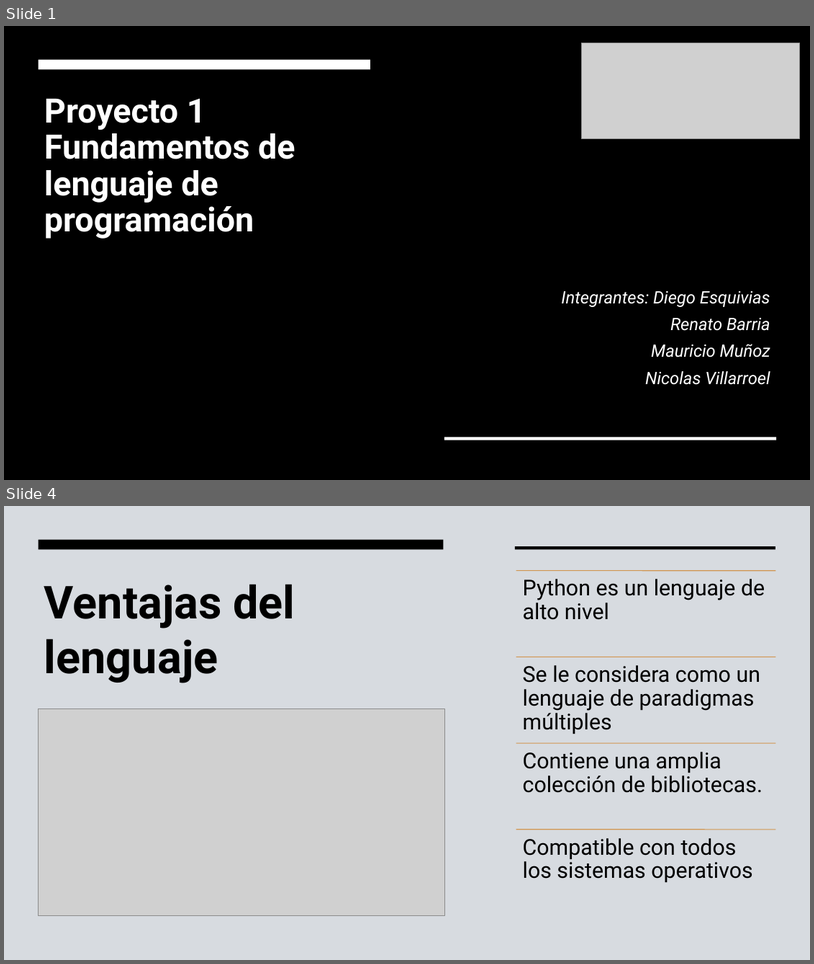
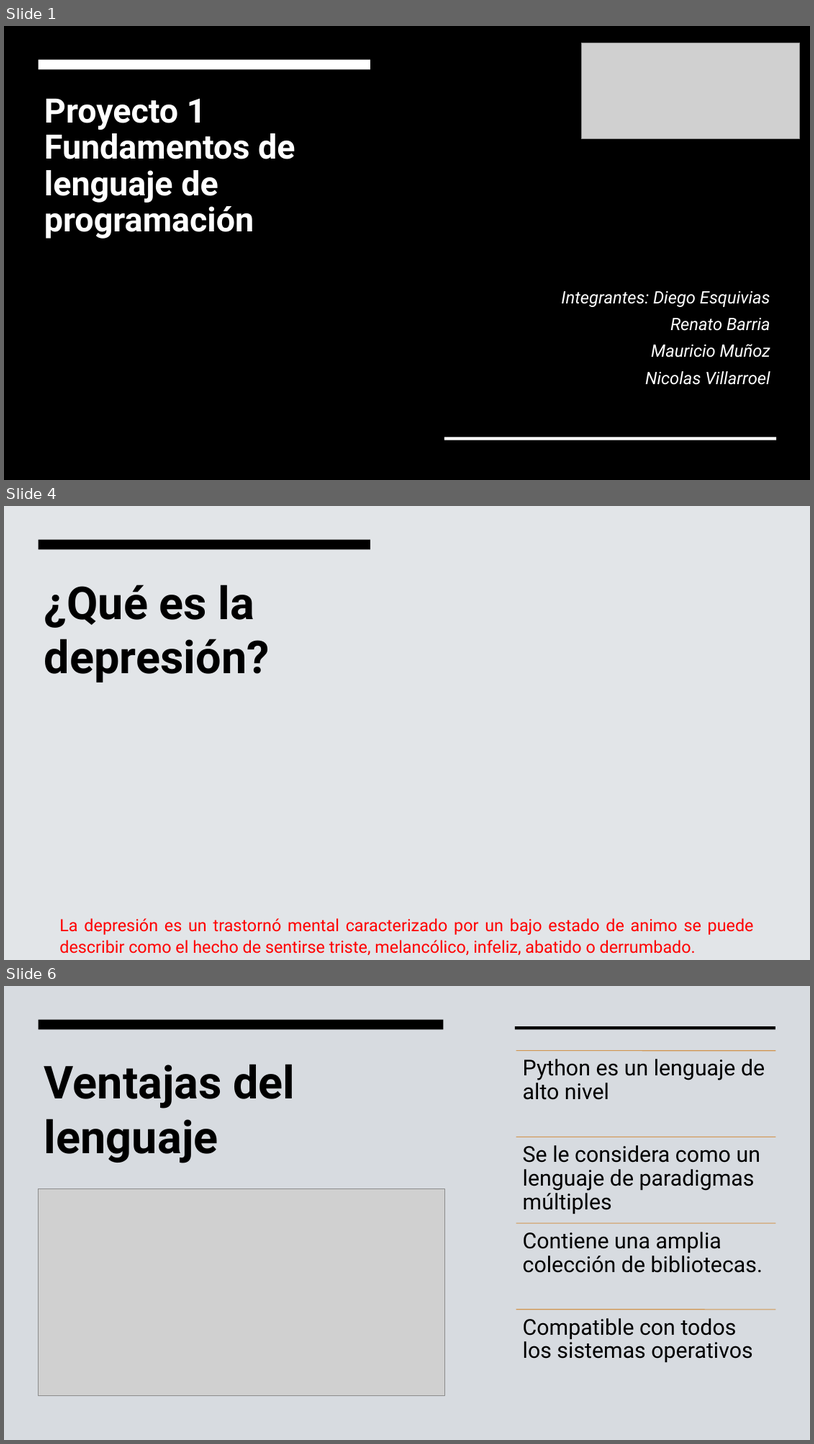
Before and after one commit to rbastronomy/taller1flp, a slide deck: PptFundamentos.pptx. Shown one above the other, each under a label of ours: slides 1 and 4 before the commit, slides 1, 4 and 6 after it; the slides between them are not shown. The pictures are 814x964 and 814x1444 pixels, drawn with LibreOffice and Linux fonts; fonts in the diff are those of the drawing; grey boxes stand for pictures; background and template pictures are left out; a plain dark background stands for a picture behind light text. Boxes give left, top, right and bottom in pixels: in the first picture for what was removed or moved away, otherwise in the second. Text is boxed around its words. In the diff, an @@ line names an element or a change of style, - is before the commit and + after.

```diff
--- a/PptFundamentos.pptx
+++ b/PptFundamentos.pptx
@@ slide 4 added at (4,506,810,960), background picture (left out) @@
@@ rectangle added at (39,540,370,549), fill #000000 @@
@@ title added at (44,584,270,682), 54 pt, text #000000, bold @@
+¿Qué es la depresión?
@@ text added at (59,918,754,955), 20 pt, text #FF0000 @@
+La depresión es un trastornó mental caracterizado por un bajo estado de animo se puede describir como el hecho de sentirse triste, melancólico, infeliz, abatido o derrumbado.
@@ what was slide 4 is now slide 6 @@
```
Also in this commit, not shown: 4 other slides added, 4 slides removed, 1 other file.
